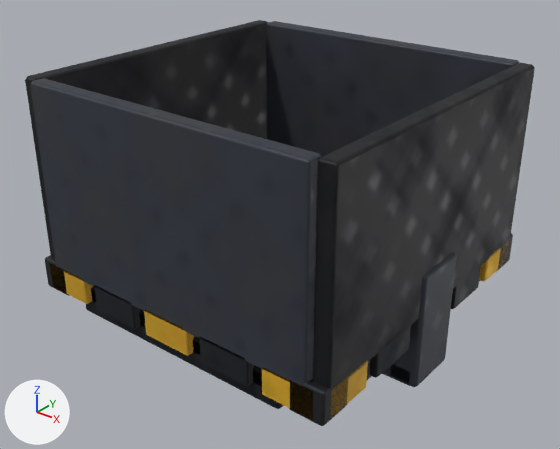
The glTF model public/models/tiles.glb: old version first, new version second.
The view is the same before and after, from a 50 mm camera at (1.249, -1.588, 1.107) aimed at (-0.001, -0.026, 0.138). The axes (+X, +Y, +Z) are drawn at lower left. The lights are the same throughout. The older version comes first. Where no turn or scale is listed for an object, it has been applied to the vertices.

Names of what the first picture shows: 'belt_bed', 'curb_corner.002', 'curb_x.005', 'curb_y.001', 'curb_y.002', 'curb_y.003', 'curb_y.004', 'shaft_wall_x', 'shaft_wall_x.001', 'shaft_wall_y', 'shaft_wall_y.001', 'wall_post.001' and 8 more.
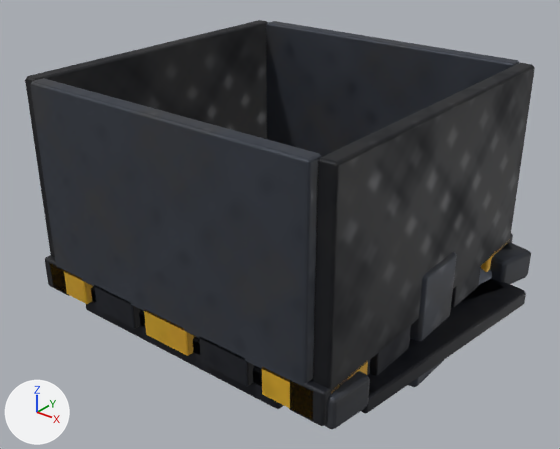
Not visible in the pictures: 'curve_bed.003', 'curve_rail.001'.

Pixel boxes (x1, y1, x2, y2) of what changed, in the pictures (560 x 449 px):
'curve_bed.005', added: after (361, 278, 526, 414)
'curve_rail.008', added: after (324, 371, 370, 429)
'curve_rail.002', added: after (490, 242, 531, 284)
'curve_roller', added (mostly hidden): after (479, 268, 492, 285)
'curve_bed.004', added (mostly hidden): after (467, 280, 505, 300)

What the commit changed:
Mesh me_cylinder_011_1 is new.
It has 104 vertices, 204 faces and spans x -0.098..0.098, y -0.339..0.339, z -0.033..0.033.
It uses material mat_tile_pbr.
Mesh me_curve_rail_008 is new.
It has 56 vertices, 108 faces and spans x -0.141..0.141, y -0.08..0.08, z -0.045..0.045.
It uses material mat_tile_pbr.
Mesh me_curve_rail_002 is new.
It has 56 vertices, 108 faces and spans x -0.09..0.09, y -0.08..0.08, z -0.045..0.045.
It uses material mat_tile_pbr.
Mesh me_curve_rail_001 is new.
It has 56 vertices, 108 faces and spans x -0.097..0.097, y -0.097..0.097, z -0.045..0.045.
It uses material mat_tile_pbr.
Mesh me_curve_bed_005 is new.
It has 24 vertices, 44 faces and spans x -0.174..0.174, y -0.363..0.363, z -0.07..-0.02.
It uses material mat_tile_pbr.
Mesh me_curve_bed_004 is new.
It has 24 vertices, 44 faces and spans x -0.251..0.251, y -0.37..0.37, z -0.07..-0.02.
It uses material mat_tile_pbr.
Mesh me_curve_bed_003 is new.
It has 24 vertices, 44 faces and spans x -0.311..0.311, y -0.352..0.352, z -0.07..-0.02.
It uses material mat_tile_pbr.
Object 'curve_roller' (ob_curve_roller) is new; it shows me_cylinder_011_1.
Its location is (0.402, 0.01, -0.018).
Object 'curve_rail.008' (ob_curve_rail_008) is new; it shows me_curve_rail_008.
Its location is (0.382, -0.397, 0.0).
Object 'curve_rail.002' (ob_curve_rail_002) is new; it shows me_curve_rail_002.
Its location is (0.475, 0.408, 0.0).
Object 'curve_rail.001' (ob_curve_rail_001) is new; it shows me_curve_rail_001.
Its location is (0.433, 0.433, 0.0).
Object 'curve_bed.005' (ob_curve_bed_005) is new; it shows me_curve_bed_005.
Its location is (0.435, 0.004, 0.0).
Object 'curve_bed.004' (ob_curve_bed_004) is new; it shows me_curve_bed_004.
Its location is (0.309, 0.038, 0.0).
Object 'curve_bed.003' (ob_curve_bed_003) is new; it shows me_curve_bed_003.
Its location is (0.196, 0.103, 0.0).
